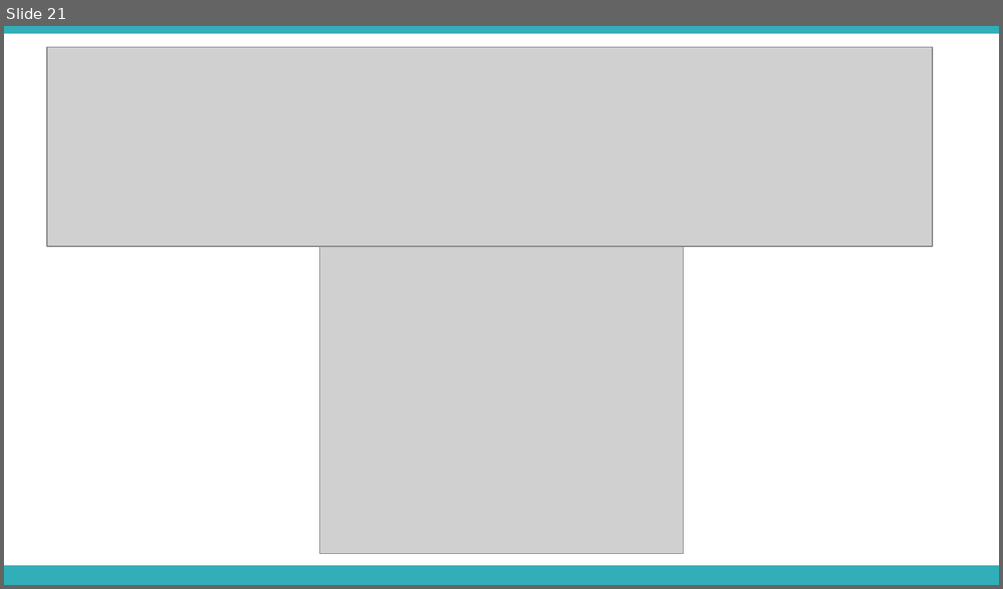
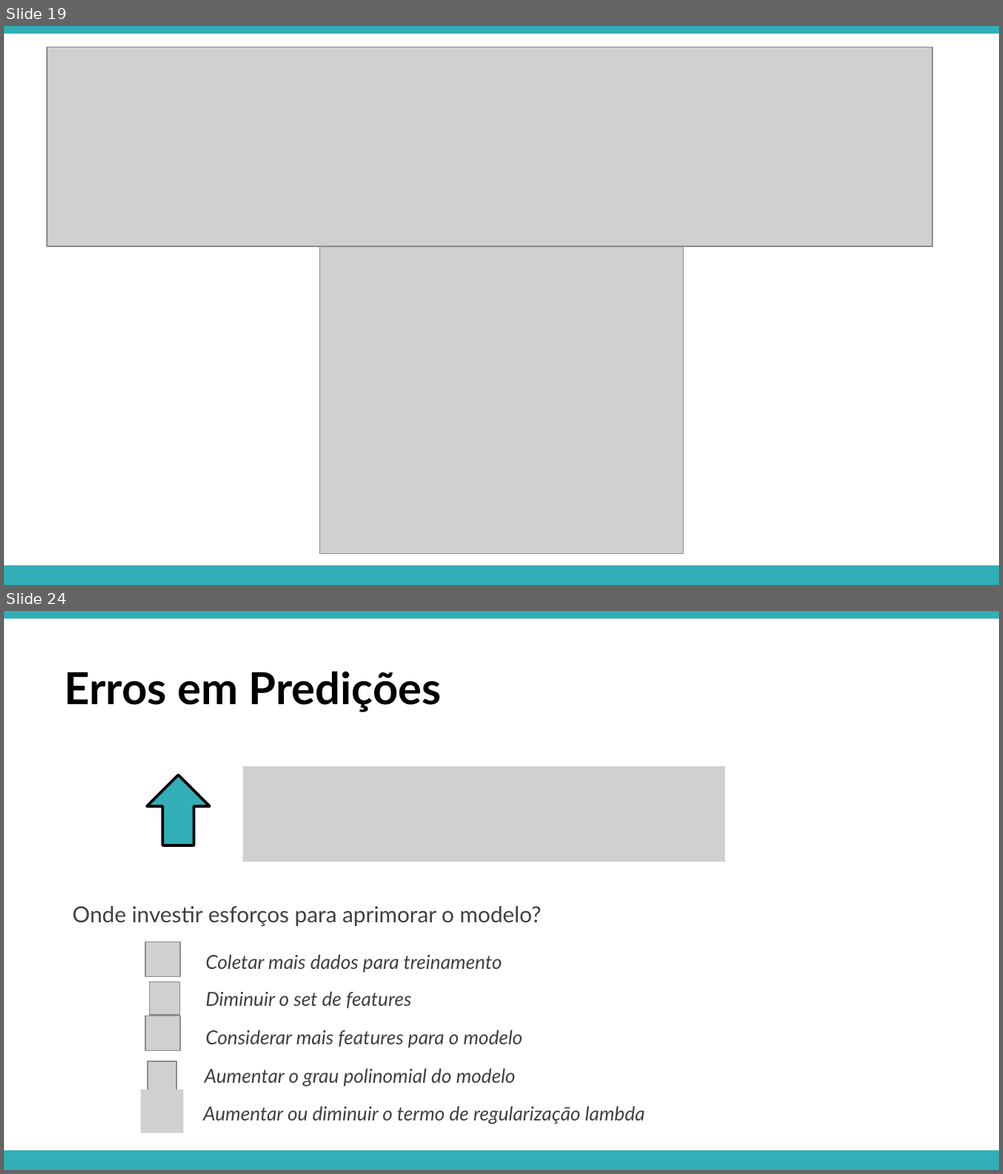
Before and after one commit to APILASTRI/coursera-stanford, a slide deck: machine-learning/notations/semana-6/presentation/09-ml-advices.pptx. Shown one above the other, each under a label of ours: slide 21 before the commit, slides 19 and 24 after it; the slides between them are not shown. The pictures are 1003x589 and 1003x1174 pixels, drawn with LibreOffice and Linux fonts; fonts in the diff are those of the drawing; grey boxes stand for pictures. Boxes give left, top, right and bottom in pixels: in the first picture for what was removed or moved away, otherwise in the second. Text is boxed around its words. In the diff, an @@ line names an element or a change of style, - is before the commit and + after.

```diff
--- a/machine-learning/notations/semana-6/presentation/09-ml-advices.pptx
+++ b/machine-learning/notations/semana-6/presentation/09-ml-advices.pptx
@@ slide 24 added at box(4, 611, 999, 1170), background #FFFFFF; not listed: 2 template elements that a slide beside it also shows @@
@@ text added at box(65, 671, 441, 712), 32 pt, text #000000, bold @@
+Erros em Predições
@@ right arrow added at box(148, 775, 210, 846), fill #32AEB8, outline #000000 2 pt @@
@@ picture added at box(243, 766, 725, 862) @@
@@ text added at box(72, 906, 541, 927), 16 pt, text #404040 @@
+Onde investir esforços para aprimorar o modelo?
@@ picture added at box(145, 943, 180, 977) @@
@@ text added at box(205, 954, 502, 973), 14 pt, text #404040, italic @@
+Coletar mais dados para treinamento
@@ picture added at box(149, 982, 180, 1015) @@
@@ text added at box(205, 991, 411, 1009), 14 pt, text #404040, italic @@
+Diminuir o set de features
@@ picture added at box(145, 1016, 180, 1051) @@
@@ text added at box(205, 1030, 523, 1048), 14 pt, text #404040, italic @@
+Considerar mais features para o modelo
@@ picture added at box(148, 1062, 176, 1091) @@
@@ text added at box(205, 1068, 515, 1086), 14 pt, text #404040, italic @@
+Aumentar o grau polinomial do modelo
@@ picture added at box(140, 1091, 183, 1134) @@
@@ text added at box(203, 1106, 645, 1125), 14 pt, text #404040, italic @@
+Aumentar ou diminuir o termo de regularização lambda
@@ what was slide 21 is now slide 19 @@
```
Also in this commit, not shown: 3 slides changed, 4 other slides added, 2 slides removed, 36 other files.
